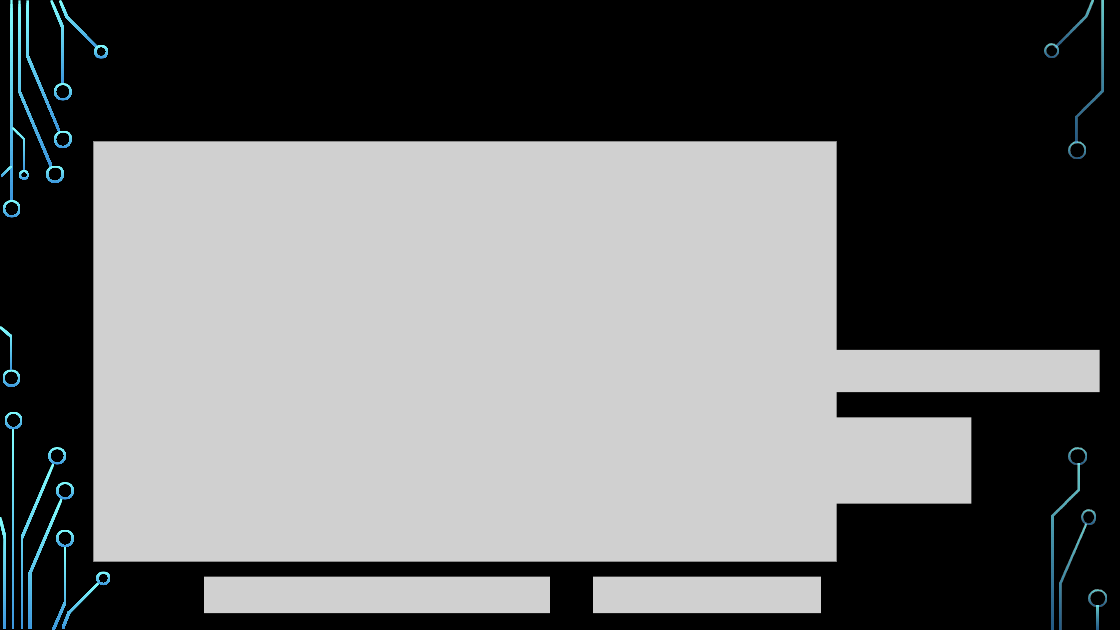
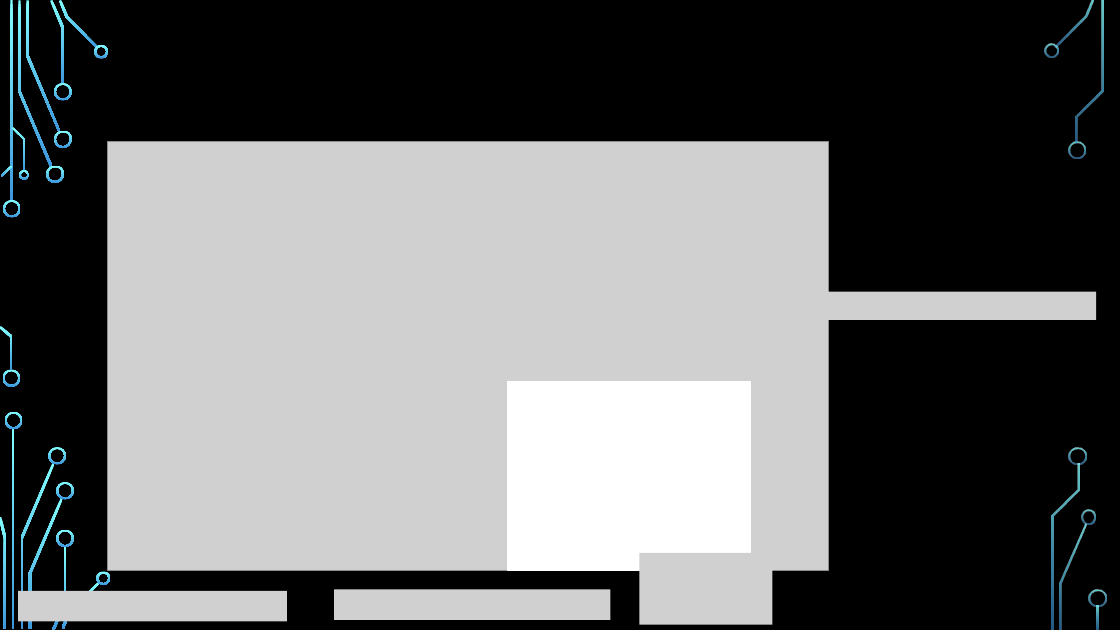
Before and after one commit to FIUBA-Posgrado-Inteligencia-Artificial/aprendizaje_profundo, a slide deck: slide 27 of clase_6/teoria/RNN.E2.pptx (slide 23 before the commit). Drawn at 1120x630 pixels with LibreOffice and Linux fonts; fonts in the diff are those of the drawing; grey boxes stand for pictures; background and template pictures are left out. Boxes give left, top, right and bottom in pixels: in the first picture for what was removed or moved away, otherwise in the second. Text is boxed around its words. In the diff, an @@ line names an element or a change of style, - is before the commit and + after.

```diff
--- a/clase_6/teoria/RNN.E2.pptx
+++ b/clase_6/teoria/RNN.E2.pptx
@@ picture: place and size @@
-picture at [93,141,836,561]
+picture at [108,141,828,570]
@@ picture added at [688,292,1096,320] @@
@@ picture removed at [682,350,1100,392] @@
@@ rectangle added at [507,381,749,571], fill #FFFFFF, outline #FFFFFF 1.25 pt @@
@@ picture removed at [811,418,971,504] @@
@@ picture added at [639,553,772,624] @@
@@ picture added at [18,591,287,621] @@
@@ picture removed at [204,576,550,613] @@
@@ picture added at [334,590,611,620] @@
@@ picture removed at [593,576,821,613] @@
```
Also in this commit, not shown: 3 other slides changed, 5 slides added, 2 slides removed, 2 other files.
